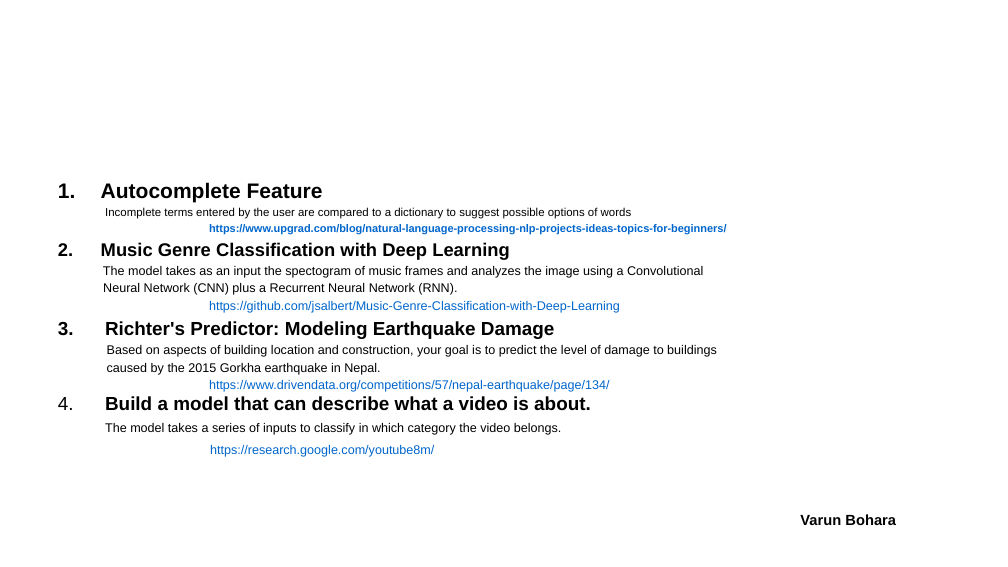
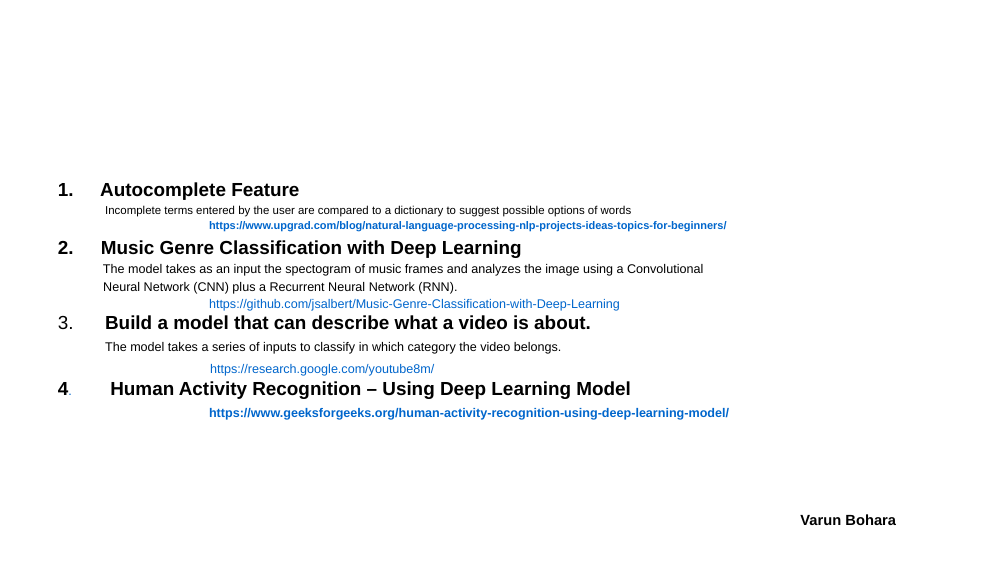
Before and after one commit to VarunBohara/Mini-Project-Documents, a slide deck: slide 2 of IDEAS FOR PROBLEM STATEMENT.2.pptx. Drawn at 1008x567 pixels with LibreOffice and Linux fonts; fonts in the diff are those of the drawing; background and template pictures are left out. Boxes give left, top, right and bottom in pixels: in the first picture for what was removed or moved away, otherwise in the second. Text is boxed around its words. In the diff, an @@ line names an element or a change of style, - is before the commit and + after.

```diff
--- a/IDEAS FOR PROBLEM STATEMENT.2.pptx
+++ b/IDEAS FOR PROBLEM STATEMENT.2.pptx
@@ text at (100, 182, 522, 258): size 20 to 18 pt in "Autocomplete Feature"; size 17.5 to 18 pt in "Music Genre Classification with Deep Learning" @@
@@ text at (58, 315, 591, 330): text changed; size 12 to 18 pt; bold on @@
-3. Richter's Predictor: Modeling Earthquake Damage
-Based on aspects of building location and construction, your goal is to predict the level of damage to buildings
-caused by the 2015 Gorkha earthquake in Nepal.
-https://www.drivendata.org/competitions/57/nepal-earthquake/page/134/
-4. Build a model that can describe what a video is about.
+3. Build a model that can describe what a video is about.
@@ text at (58, 381, 729, 420): paragraphs added @@
+4. Human Activity Recognition – Using Deep Learning Model
+https://www.geeksforgeeks.org/human-activity-recognition-using-deep-learning-model/
```
